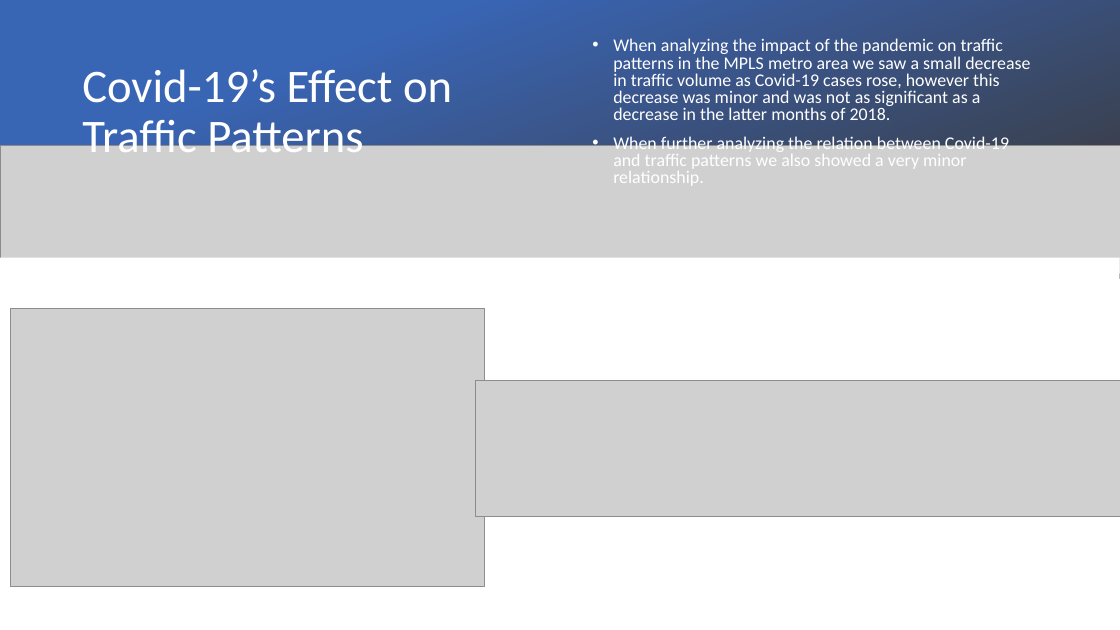
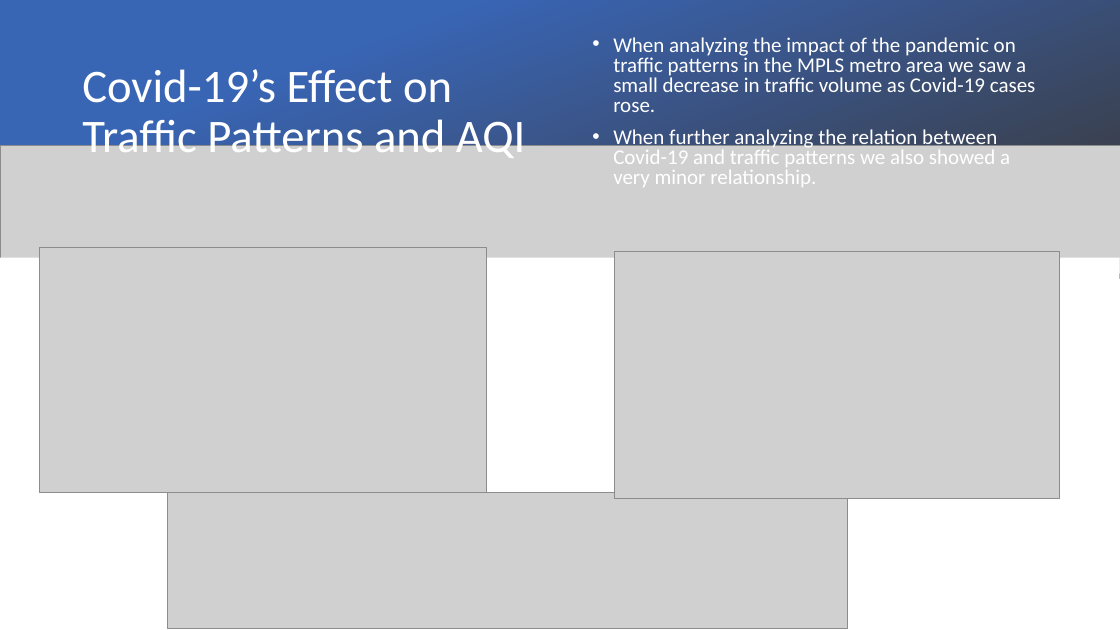
Before and after one commit to gonzaloreusch/Air-Quality, a slide deck: slide 4 of AQI_Presentation.pptx. Drawn at 1120x630 pixels with LibreOffice and Linux fonts; fonts in the diff are those of the drawing; grey boxes stand for pictures. Boxes give left, top, right and bottom in pixels: in the first picture for what was removed or moved away, otherwise in the second. Text is boxed around its words. In the diff, an @@ line names an element or a change of style, - is before the commit and + after.

Commit message:
Add files via upload
Updated images and equations

```diff
--- a/AQI_Presentation.pptx
+++ b/AQI_Presentation.pptx
@@ text at (x1=613, y1=37, x2=1036, y2=112): text changed; size 15.3 to 18 pt @@
-• When analyzing the impact of the pandemic on traffic patterns in the MPLS metro area we saw a small decrease in traffic volume as Covid-19 cases rose, however this decrease was minor and was not as significant as a decrease in the latter months of 2018.
+• When analyzing the impact of the pandemic on traffic patterns in the MPLS metro area we saw a small decrease in traffic volume as Covid-19 cases rose.
@@ title at (x1=82, y1=69, x2=526, y2=164): text changed @@
-Covid-19’s Effect on Traffic Patterns
+Covid-19’s Effect on Traffic Patterns and AQI
@@ text at (x1=613, y1=129, x2=1010, y2=187): size 15.3 to 18 pt in "When further analyzing the relation between Covid-19 ..." @@
@@ picture resized from (x1=10, y1=308, x2=485, y2=586) to (x1=39, y1=248, x2=486, y2=492) @@
@@ picture added at (x1=614, y1=251, x2=1060, y2=498) @@
@@ picture resized from (x1=476, y1=381, x2=1120, y2=517) to (x1=167, y1=492, x2=848, y2=628) @@
```
Also in this commit, not shown: 3 other slides changed.
